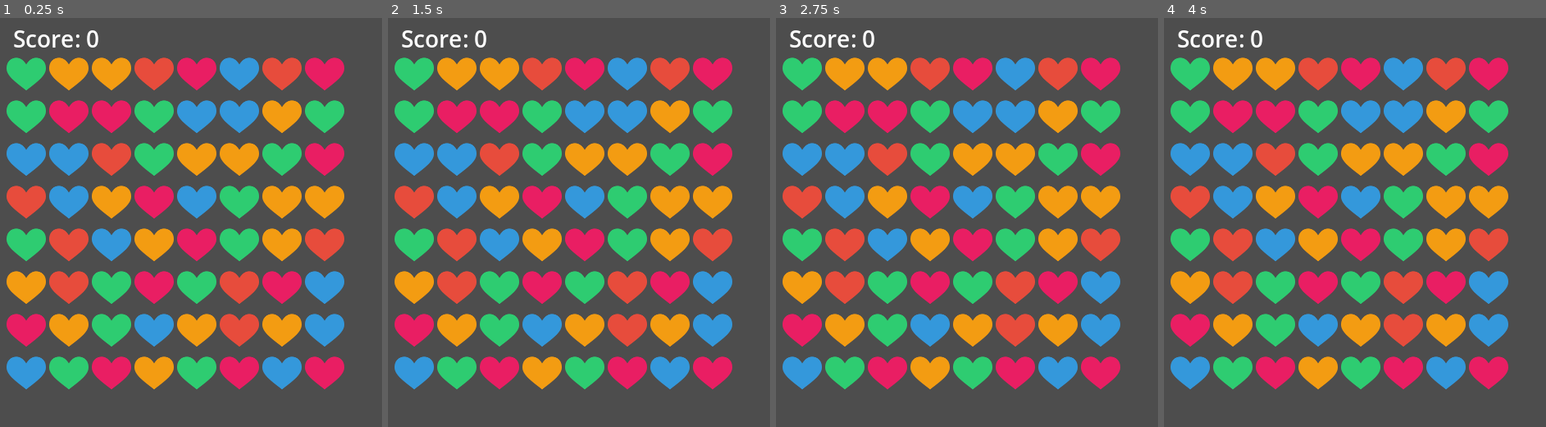
Above: before the commit, frames 1-4 (left to right).
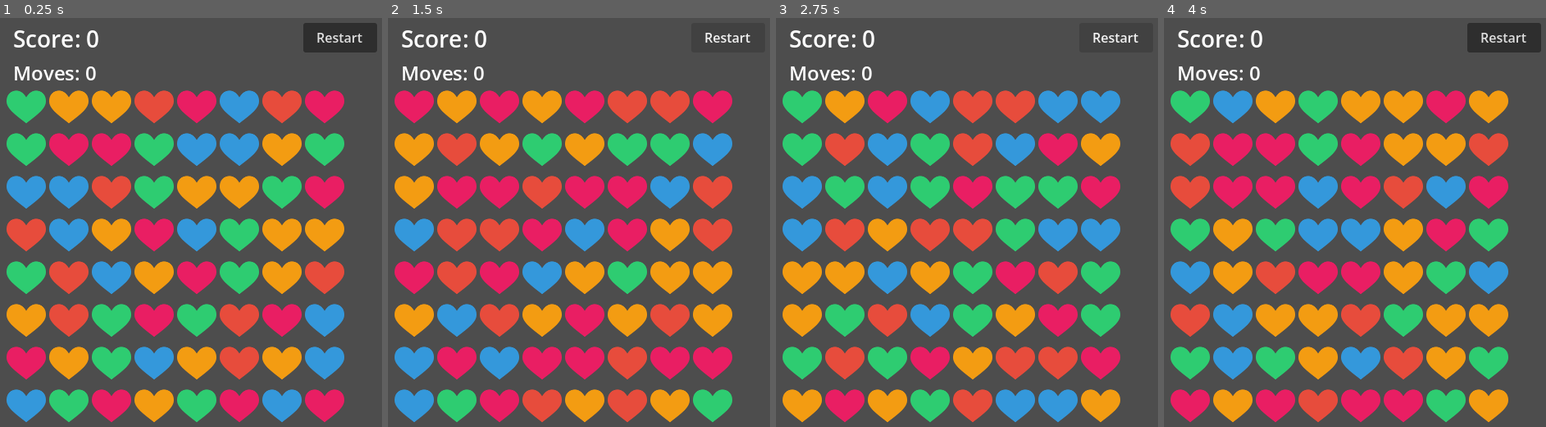
Above: after the commit, the same moments.

Repository: kliean2/love-burst
Game: Godot game, scene res://scenes/Main.tscn
Same seed, same stepped clock (60 frames per second), same inputs: the game is played once before the commit and once after it.
Inputs (mouse positions are in pixels of both pictures, inside the frame that each line leads up to):
- Up to frame 1 (0.25 s): no input
- Up to frame 2 (1.5 s): click (727, 38) at 0.5 s, where only the run after the commit has a clickable "Restart"; click (727, 38) at 1.25 s, where only the run after the commit has a clickable "Restart"
- Up to frame 3 (2.75 s): click (1115, 38) at 2 s, where only the run after the commit has a clickable "Restart"
- Up to frame 4 (4 s): tap Enter at 2.75 s; move the mouse to (1190, 75) at 2.77 s; click (1190, 75) at 2.92 s; tap Space at 3.5 s; move the mouse to (1232, 75) at 3.52 s; click (1232, 75) at 3.67 s

The runs differ from the first frame. In frame 1, 54% of the frame differs, in the area x 1-99%, y 1-99%; in frame 2, 53%; in frame 3, 53%; in frame 4, 54%.

Commit message:
Add move tracking and restart functionality to match-3 game

Diff:
--- a/scenes/Main.tscn
+++ b/scenes/Main.tscn
@@ -8,5 +8,6 @@
 script = ExtResource("3")
 
 [node name="Board" parent="." instance=ExtResource("1")]
+position = Vector2(0, 40)
 
 [node name="UI" parent="." instance=ExtResource("2")]
--- a/scenes/UI.tscn
+++ b/scenes/UI.tscn
@@ -15,6 +15,24 @@
 theme_override_font_sizes/font_size = 28
 horizontal_alignment = 0
 
+[node name="MoveLabel" type="Label" parent="."]
+anchors_preset = 0
+offset_left = 16
+offset_top = 60
+offset_right = 460
+offset_bottom = 100
+text = "Moves: 0"
+theme_override_font_sizes/font_size = 24
+horizontal_alignment = 0
+
+[node name="RestartButton" type="Button" parent="."]
+anchors_preset = 0
+offset_left = 370
+offset_top = 16
+offset_right = 460
+offset_bottom = 52
+text = "Restart"
+
 [node name="ComboLabel" type="Label" parent="."]
 anchors_preset = 0
 offset_left = 140
--- a/scripts/board.gd
+++ b/scripts/board.gd
@@ -7,18 +7,24 @@
 const BOARD_OFFSET_Y = 80
 
 const MAX_CASCADES = 10
+const DEBUG_MODE = false
 
 var grid = []
 var selected_tile = null
 var is_animating = false
 var score = 0
+var moves = 0
 var combo_multiplier = 0
 var cascade_count = 0
 
 signal score_changed(new_score)
+signal moves_changed(count: int)
 signal combo_triggered(multiplier: int)
 
 func _ready():
+	_generate_board()
+
+func _generate_board():
 	for row in range(ROWS):
 		grid.append([])
 		for col in range(COLS):
@@ -37,6 +43,23 @@
 	_verify_initial_board()
 	_ensure_playable_board()
 
+func restart():
+	for row in range(ROWS):
+		for col in range(COLS):
+			if grid[row][col] != null:
+				grid[row][col].queue_free()
+	grid.clear()
+	grid = []
+	score = 0
+	score_changed.emit(0)
+	moves = 0
+	moves_changed.emit(0)
+	combo_multiplier = 0
+	cascade_count = 0
+	selected_tile = null
+	is_animating = false
+	_generate_board()
+
 func _safe_random_type(col, row) -> int:
 	var types = [0, 1, 2, 3, 4]
 	types.shuffle()
@@ -54,7 +77,7 @@
 	var matches = find_matches()
 	if matches.is_empty():
 		print("Initial board has no matches")
-	else:
+	elif DEBUG_MODE:
 		print("WARNING: Initial board has ", matches.size(), " matches:")
 		for tile in matches:
 			print("  ", tile.grid_pos)
@@ -129,12 +152,16 @@
 			break
 
 	if involves_swapped:
+		moves += 1
+		moves_changed.emit(moves)
 		combo_multiplier = 1
 		cascade_count = 0
-		print("Valid swap")
-		print("Match found! ", matches.size(), " tiles:")
+		if DEBUG_MODE:
+			print("Valid swap")
+			print("Match found! ", matches.size(), " tiles:")
+			for tile in matches:
+				print("  ", tile.grid_pos)
 		for tile in matches:
-			print("  ", tile.grid_pos)
 			tile.debug_tint(Color.RED)
 
 		is_animating = true
@@ -142,7 +169,8 @@
 			_clear_matched_tiles.bind(matches)
 		)
 	else:
-		print("Invalid swap, swapping back")
+		if DEBUG_MODE:
+			print("Invalid swap, swapping back")
 		_swap_back(tile_a, tile_b)
 
 func _swap_back(tile_a, tile_b):
@@ -274,15 +302,17 @@
 	tween.tween_callback(func():
 		var next_matches = find_matches()
 		if next_matches.is_empty():
-			print("Refill: clean board, no accidental matches")
-			if combo_multiplier > 1:
-				print("Cascade ended at x", combo_multiplier)
+			if DEBUG_MODE:
+				print("Refill: clean board, no accidental matches")
+				if combo_multiplier > 1:
+					print("Cascade ended at x", combo_multiplier)
 			combo_multiplier = 0
 			cascade_count = 0
 			_ensure_playable_board()
 			is_animating = false
 		else:
-			print("Refill: ", next_matches.size(), " accidental matches found")
+			if DEBUG_MODE:
+				print("Refill: ", next_matches.size(), " accidental matches found")
 			cascade_count += 1
 			if cascade_count > MAX_CASCADES:
 				print("WARNING: Cascade limit reached, stopping cascade loop")
@@ -294,7 +324,8 @@
 			combo_multiplier += 1
 			if combo_multiplier >= 2:
 				combo_triggered.emit(combo_multiplier)
-			print("Cascade x", combo_multiplier, ": ", next_matches.size(), " tiles")
+			if DEBUG_MODE:
+				print("Cascade x", combo_multiplier, ": ", next_matches.size(), " tiles")
 			for tile in next_matches:
 				tile.debug_tint(Color.RED)
 			get_tree().create_timer(0.15).timeout.connect(
@@ -304,7 +335,8 @@
 
 func _ensure_playable_board():
 	if _has_possible_moves():
-		print("Board has possible moves")
+		if DEBUG_MODE:
+			print("Board has possible moves")
 		return
 
 	print("No possible moves found, reshuffling board")
--- a/scripts/main.gd
+++ b/scripts/main.gd
@@ -5,11 +5,21 @@
 
 func _ready():
 	board.score_changed.connect(_on_score_changed)
+	board.moves_changed.connect(_on_moves_changed)
 	board.combo_triggered.connect(_on_combo_triggered)
+	ui.restart_pressed.connect(_on_restart_pressed)
 	ui.update_score(0)
+	ui.update_moves(0)
 
 func _on_score_changed(new_score: int):
 	ui.update_score(new_score)
 
+func _on_moves_changed(count: int):
+	ui.update_moves(count)
+
 func _on_combo_triggered(multiplier: int):
 	ui.show_combo(multiplier)
+
+func _on_restart_pressed():
+	board.restart()
+	ui.clear_combo()
--- a/scripts/ui.gd
+++ b/scripts/ui.gd
@@ -1,12 +1,30 @@
 extends CanvasLayer
 
 @onready var score_label = $ScoreLabel
+@onready var moves_label = $MoveLabel
 @onready var combo_label = $ComboLabel
+@onready var restart_button = $RestartButton
 
 var combo_tween: Tween
 
+signal restart_pressed
+
+func _ready():
+	restart_button.pressed.connect(func():
+		restart_pressed.emit()
+	)
+
 func update_score(new_score: int):
 	score_label.text = "Score: " + str(new_score)
+
+func update_moves(count: int):
+	moves_label.text = "Moves: " + str(count)
+
+func clear_combo():
+	if combo_tween:
+		combo_tween.kill()
+	combo_label.text = ""
+	combo_label.modulate.a = 0.0
 
 func show_combo(multiplier: int):
 	if combo_tween:
